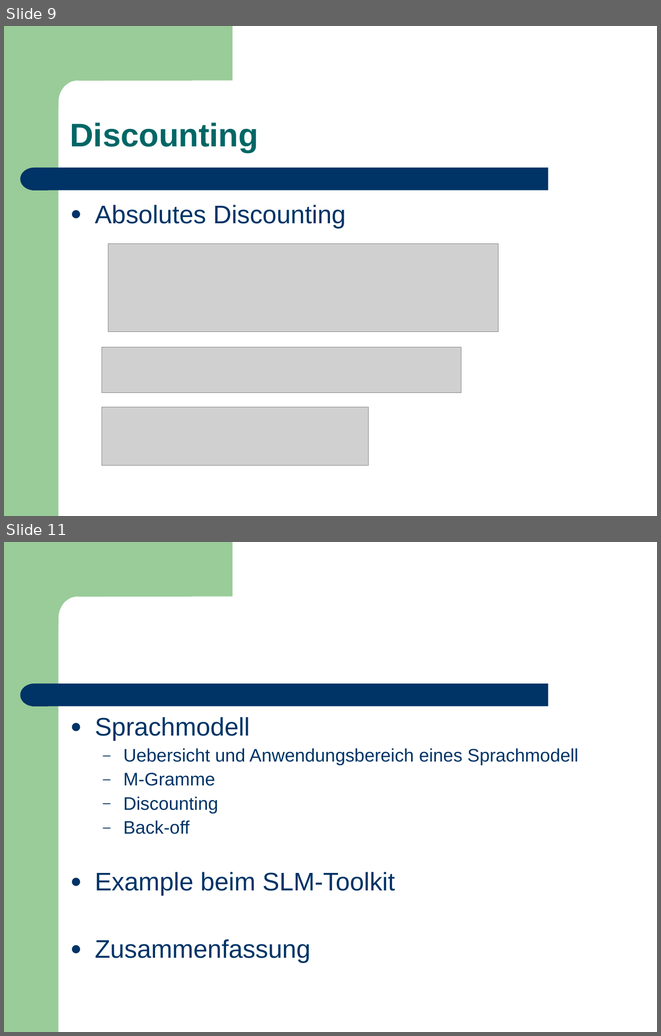
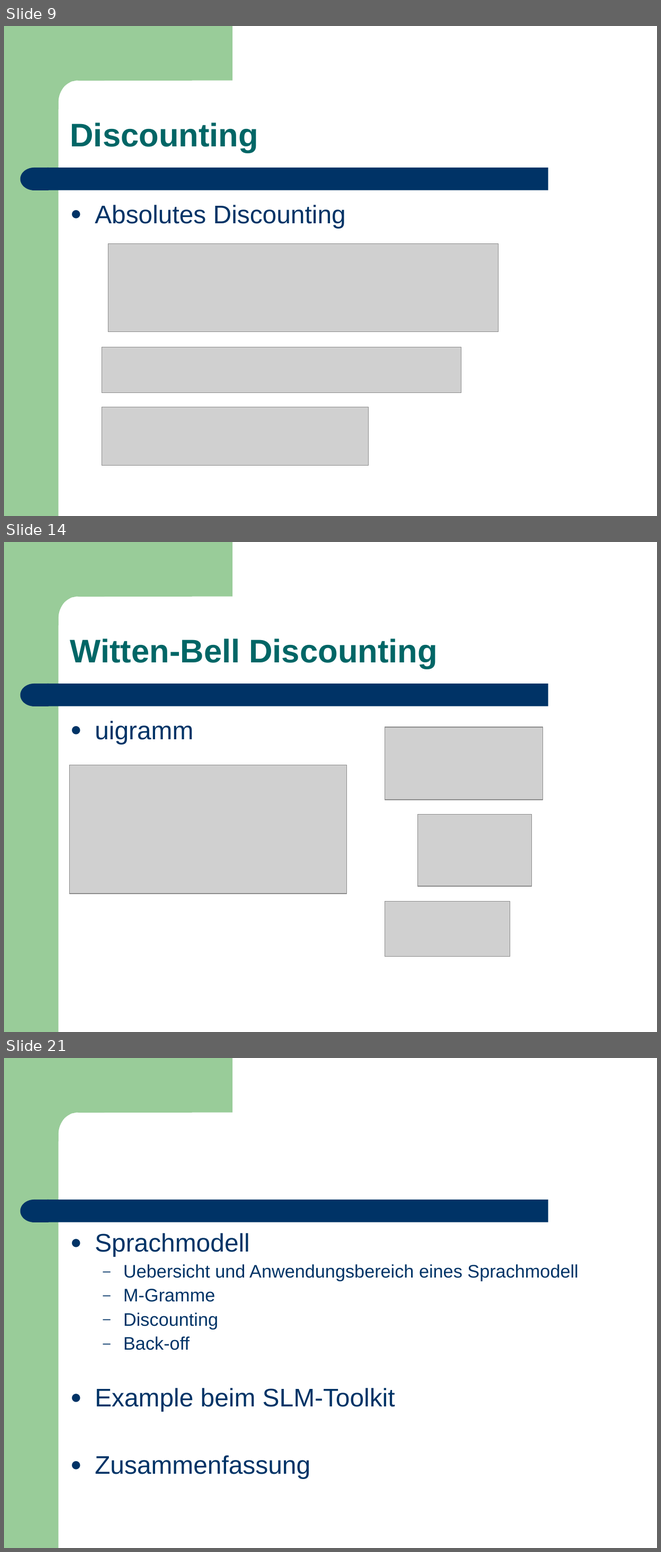
Before and after one commit to leonard117/arbeittet, a slide deck: ARS/doc/Training_Sprachmodell.ppt. Shown one above the other, each under a label of ours: slides 9 and 11 before the commit, slides 9, 14 and 21 after it; the slides between them are not shown. The pictures are 661x1036 and 661x1552 pixels, drawn with LibreOffice and Linux fonts; fonts in the diff are those of the drawing; grey boxes stand for pictures. Boxes give left, top, right and bottom in pixels: in the first picture for what was removed or moved away, otherwise in the second. Text is boxed around its words. In the diff, an @@ line names an element or a change of style, - is before the commit and + after.

```diff
--- a/ARS/doc/Training_Sprachmodell.ppt
+++ b/ARS/doc/Training_Sprachmodell.ppt
@@ slide 14 added at [4,542,657,1032], background #FFFFFF; not listed: 4 template elements that a slide beside it also shows @@
@@ text added at [70,638,437,668], 36 pt, text #006666, bold @@
+Witten-Bell Discounting
@@ text added at [95,721,193,744], 28 pt, text #003366 @@
+● uigramm
@@ picture added at [385,727,542,799] @@
@@ picture added at [69,765,347,894] @@
@@ picture added at [417,814,531,886] @@
@@ picture added at [385,901,510,956] @@
@@ what was slide 11 is now slide 21 @@
```
Also in this commit, not shown: 2 slides changed, 9 other slides added.
